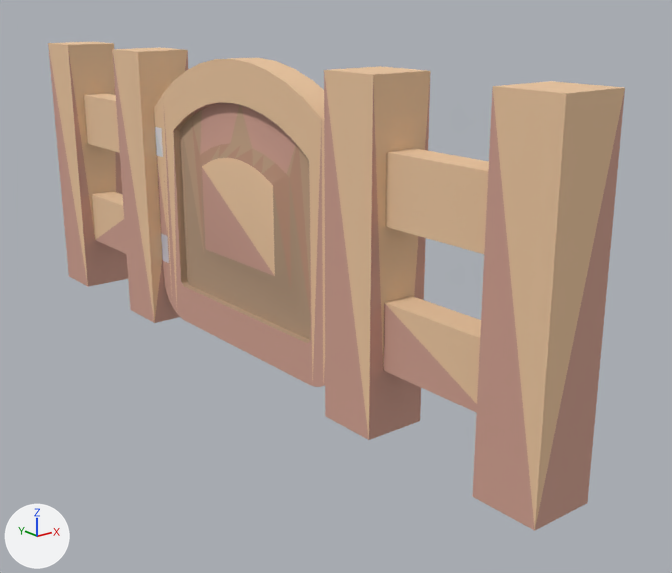
The glTF model example_game/world/props/fence-gate.prop/model.glb, before and after one commit.
Before and after are seen from a camera (50 mm lens) standing at (-1.252, -1.909, 0.883) and looking at (0.135, -0.176, 0.19). The axes (+X, +Y, +Z) are drawn at lower left. The lights are the same throughout. The first picture is the older version. Vertices at exactly the same position are counted once.

Script lines for the objects in view, before the commit:
```python
me_model = bpy.data.meshes.new('model')
me_model.from_pydata(...)  # 282 vertices, 560 faces; spans x -0.07..0.08, y -1.0..1.0, z -0.02..0.74
me_model.materials.append(mat_style)
ob_model = bpy.data.objects.new('model', me_model)
ob_model.location = (0.0, 0.0, 0.0)
```
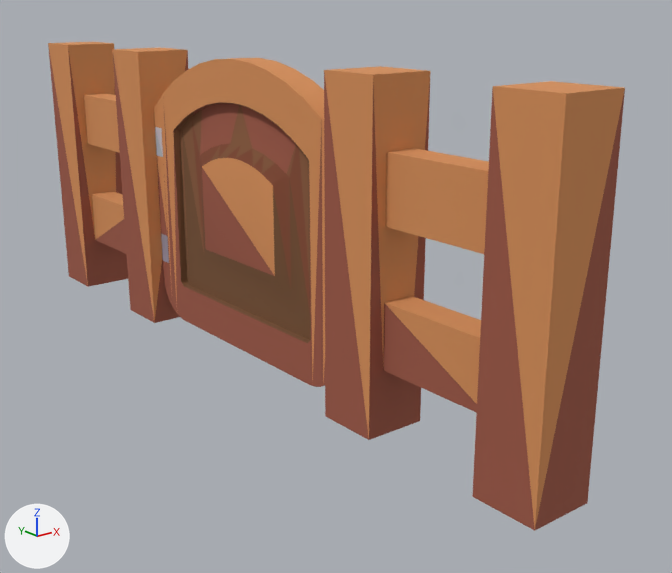
Changed parts and their boxes [x1, y1, x2, y2] in the pictures (672 x 573 px):
part 1 of me_model, recoloured (beige to brown): [48, 45, 625, 531] in both
part 2 of me_model, recoloured (beige to orange): [48, 42, 625, 528] in both

The change in detail:
me_model has 282 vertices, 560 faces and spans x -0.07..0.08, y -1.0..1.0, z -0.02..0.74.
me_model is used by ob_model.
me_model part 1: 362 faces centred in x -0.07..0.08, y -1.0..1.0, z -0.02..0.64 are repainted in the vertex colours; the middle colour goes from beige #d0a090 to brown #a05a47.
me_model part 2: 198 faces centred in x -0.07..0.08, y -1.0..1.0, z 0.23..0.74 are repainted in the vertex colours; the middle colour goes from beige #edc7a0 to orange #d9915a.
